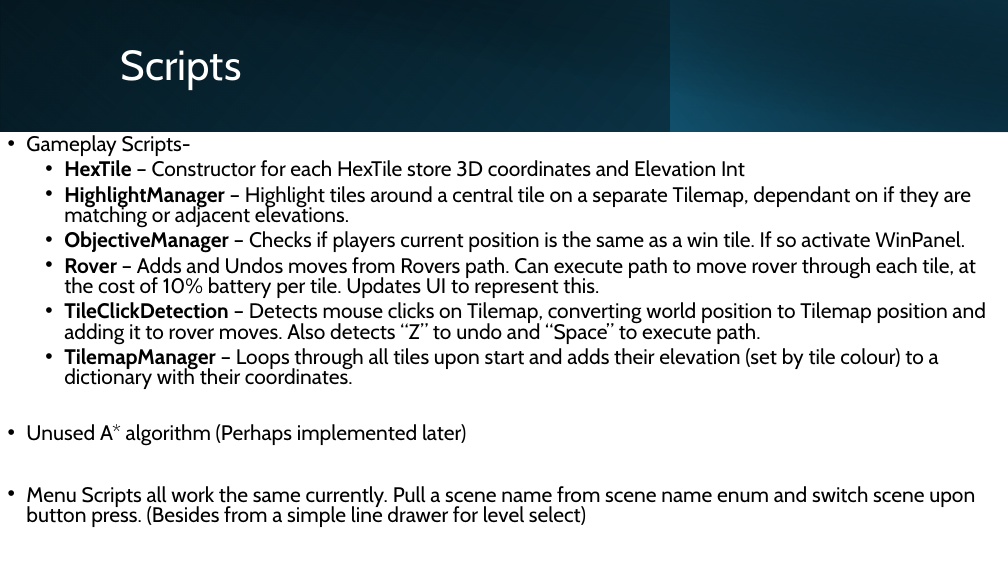
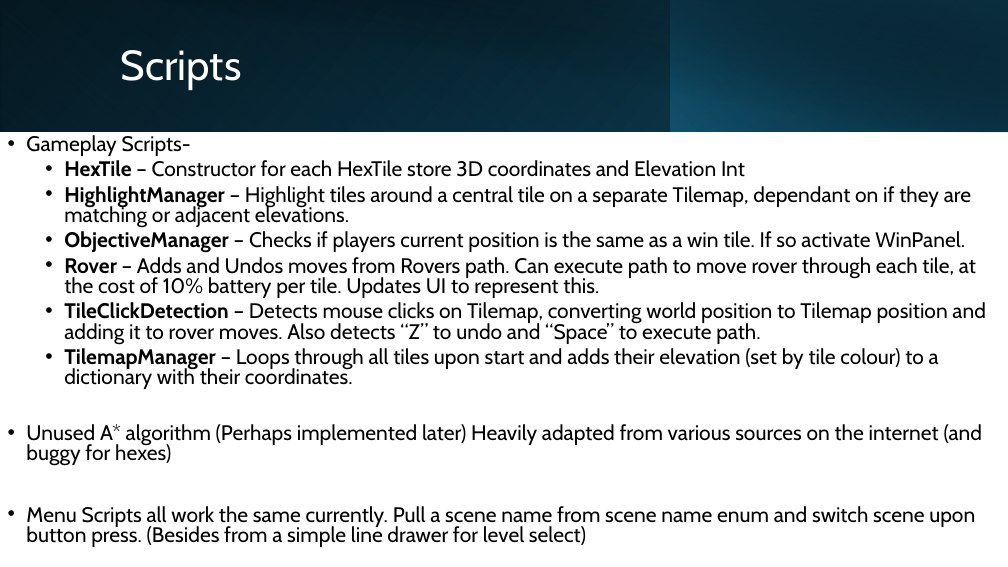
Before and after one commit to TurtleandFrog/MMP-RoverGame, a slide deck: slide 6 of Docs/Mid Demo/Mid Project Demo PP.pptx. Drawn at 1008x567 pixels with LibreOffice and Linux fonts; fonts in the diff are those of the drawing. Boxes give left, top, right and bottom in pixels: in the first picture for what was removed or moved away, otherwise in the second. Text is boxed around its words. In the diff, an @@ line names an element or a change of style, - is before the commit and + after.

Commit message:
Mid week demo uploads
Scripts and powerpoint

```diff
--- a/Docs/Mid Demo/Mid Project Demo PP.pptx
+++ b/Docs/Mid Demo/Mid Project Demo PP.pptx
@@ text at (26,424,982,466): text changed @@
-• Unused A* algorithm (Perhaps implemented later)
+• Unused A* algorithm (Perhaps implemented later) Heavily adapted from various sources on the internet (and buggy for hexes)
```
Also in this commit, not shown: 5 other slides changed, 1 slide removed, 7 other files.
